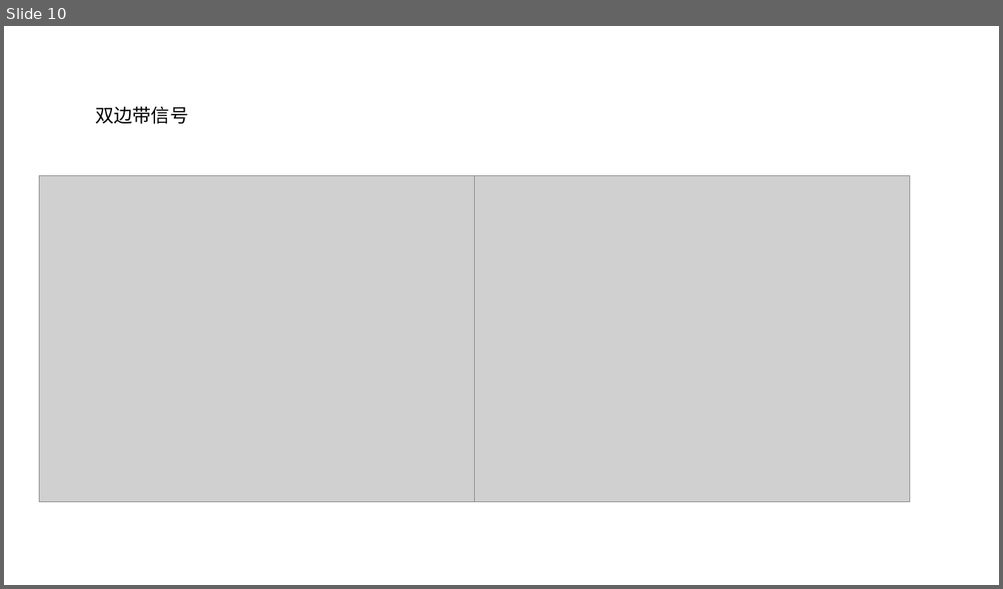
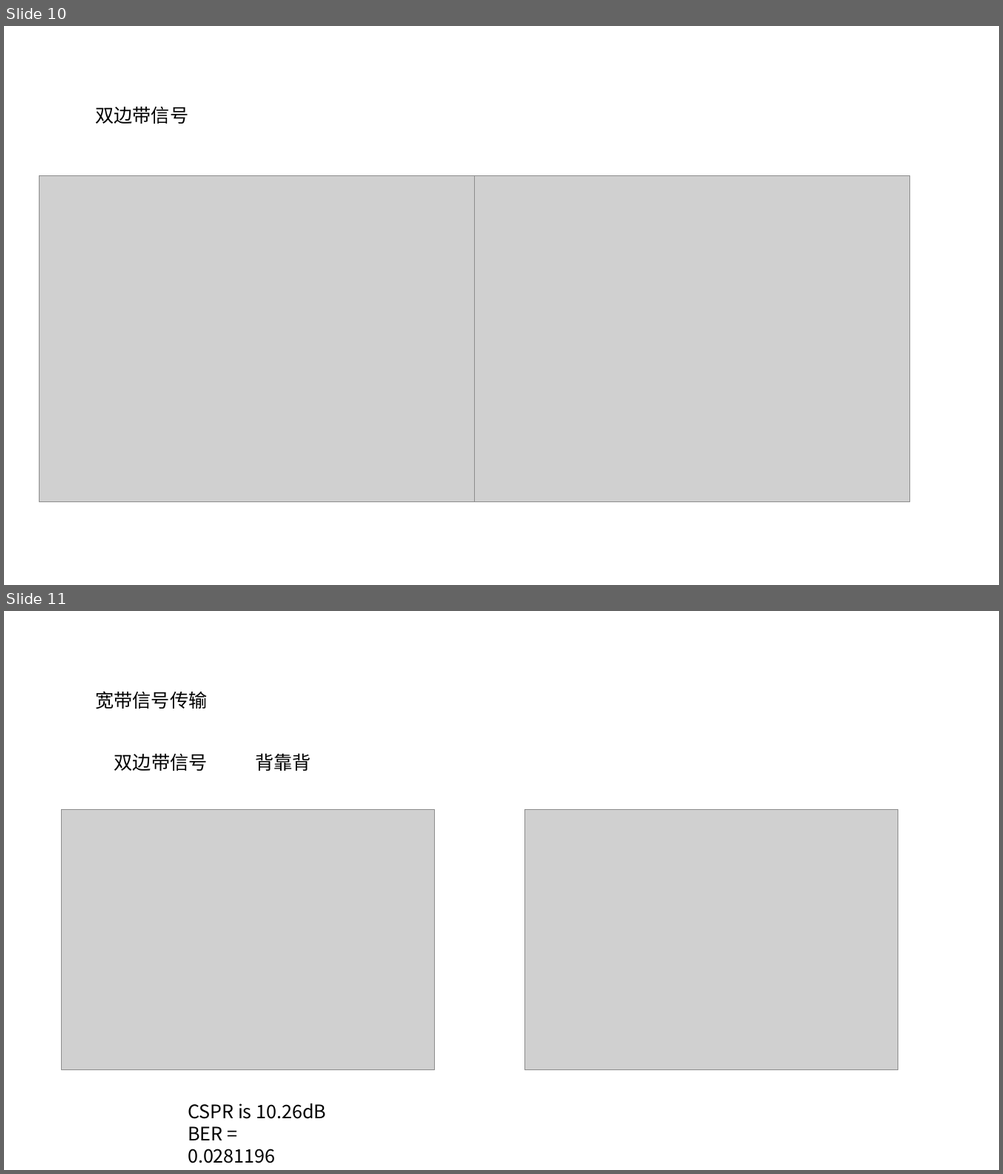
Before and after one commit to dadaguai007/KK, a slide deck: Note/图片存储.pptx. Shown one above the other, each under a label of ours: slide 10 before the commit, slides 10 and 11 after it. The pictures are 1003x589 and 1003x1174 pixels, drawn with LibreOffice and Linux fonts; fonts in the diff are those of the drawing; grey boxes stand for pictures. Boxes give left, top, right and bottom in pixels: in the first picture for what was removed or moved away, otherwise in the second. Text is boxed around its words. In the diff, an @@ line names an element or a change of style, - is before the commit and + after.

```diff
--- a/Note/图片存储.pptx
+++ b/Note/图片存储.pptx
@@ slide 11 added at <box>4,611,999,1170</box>, background #FFFFFF @@
@@ text added at <box>95,691,207,709</box>, 18 pt, text #000000 @@
+宽带信号传输
@@ text added at <box>114,754,208,771</box>, 18 pt, text #000000 @@
+双边带信号
@@ text added at <box>255,753,311,771</box>, 18 pt, text #000000 @@
+背靠背
@@ picture added at <box>62,809,435,1071</box> @@
@@ picture added at <box>525,809,898,1071</box> @@
@@ text added at <box>188,1104,326,1164</box>, 18 pt, text #000000 @@
+CSPR is 10.26dB
+BER = 0.0281196
```
Also in this commit, not shown: 3 slides changed, 6 other slides added, 5 other files.
